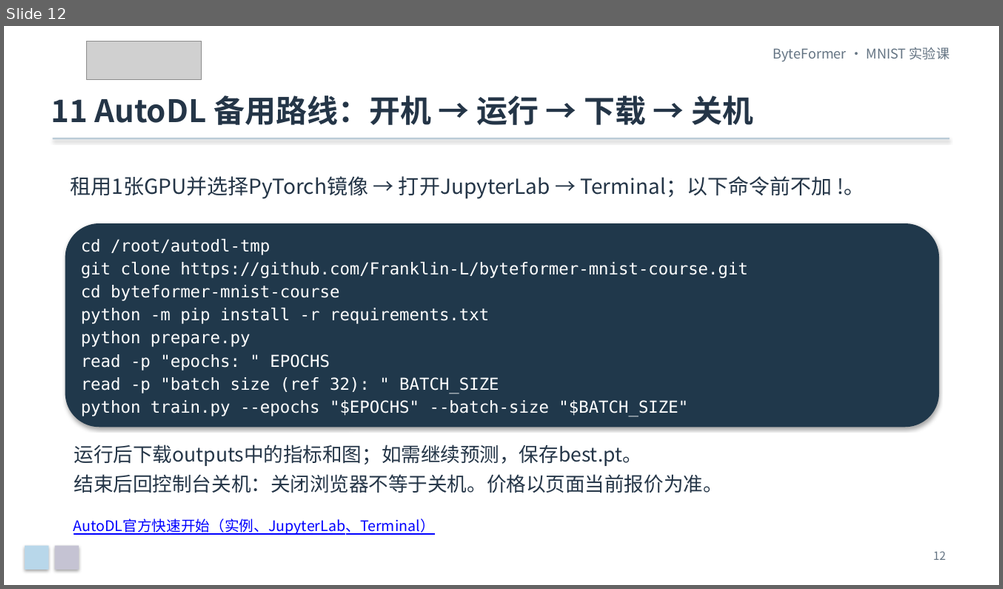
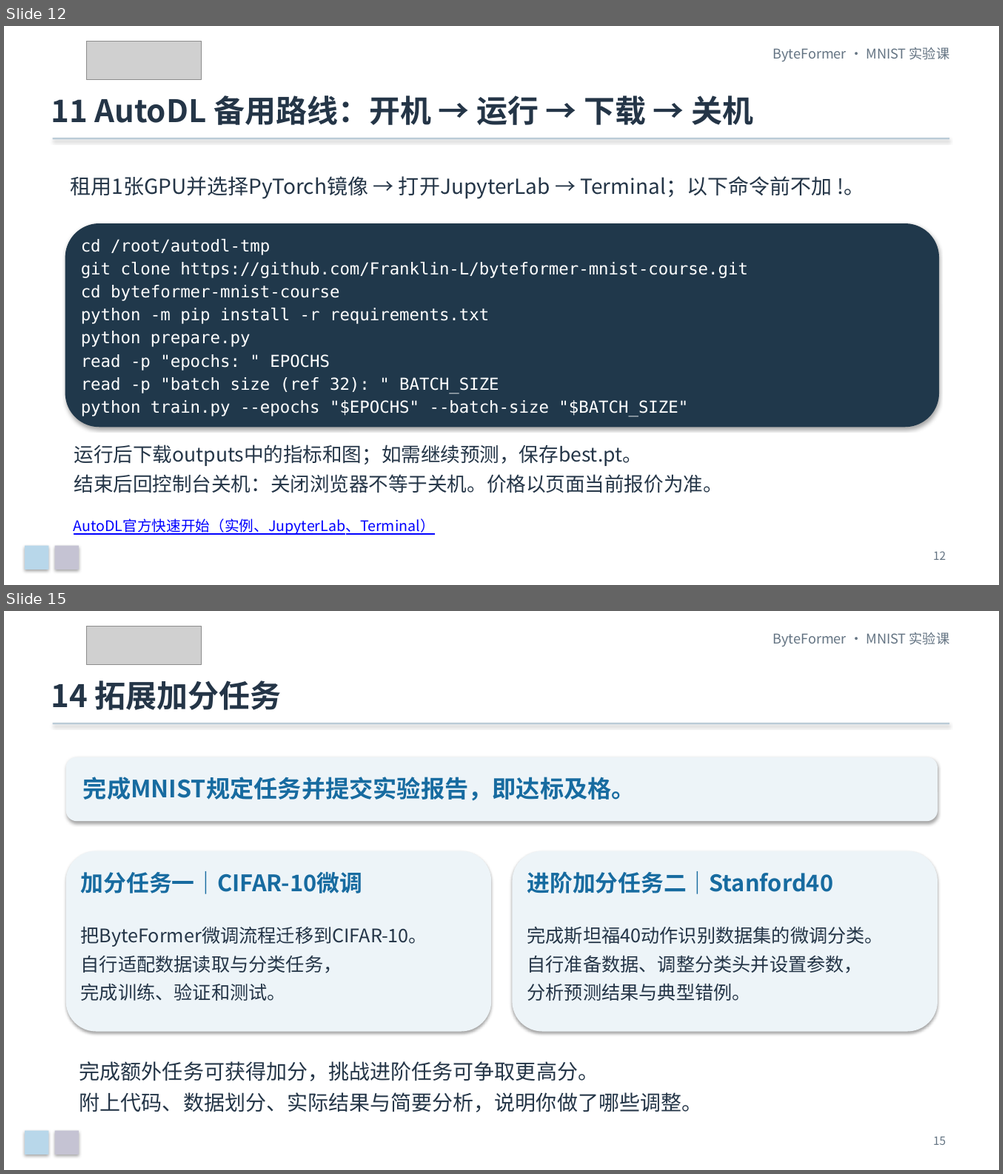
Before and after one commit to Franklin-L/byteformer-mnist-course, a slide deck: docs/ByteFormer_MNIST_零基础实验课.pptx. Shown one above the other, each under a label of ours: slide 12 before the commit, slides 12 and 15 after it; the slides between them are not shown. The pictures are 1003x589 and 1003x1174 pixels, drawn with LibreOffice and Linux fonts; fonts in the diff are those of the drawing; grey boxes stand for pictures. Boxes give left, top, right and bottom in pixels: in the first picture for what was removed or moved away, otherwise in the second. Text is boxed around its words. In the diff, an @@ line names an element or a change of style, - is before the commit and + after.

```diff
--- a/docs/ByteFormer_MNIST_零基础实验课.pptx
+++ b/docs/ByteFormer_MNIST_零基础实验课.pptx
@@ slide 15 added at [4,611,999,1170], background #FFFFFF @@
@@ picture added at [87,626,202,665] @@
@@ text added at [773,632,950,647], 13 pt, text #647483 @@
+ByteFormer · MNIST 实验课
@@ text added at [51,681,282,710], 30 pt, text #243547, bold @@
+14 拓展加分任务
@@ rectangle added at [53,723,949,724], fill #BACBD7 @@
@@ rounded rectangle added at [66,758,937,821], fill #EDF4F8 @@
@@ text added at [83,777,635,801], 23 pt, text #176BA0, bold @@
+完成MNIST规定任务并提交实验报告，即达标及格。
@@ rounded rectangle added at [66,851,491,1032], fill #EDF4F8 @@
@@ rounded rectangle added at [512,851,937,1032], fill #EDF4F8 @@
@@ text added at [81,871,362,894], 22 pt, text #176BA0, bold @@
+加分任务一｜CIFAR-10微调
@@ text added at [527,871,834,894], 22 pt, text #176BA0, bold @@
+进阶加分任务二｜Stanford40
@@ text added at [81,927,427,1001], 18 pt, text #243547 @@
+把ByteFormer微调流程迁移到CIFAR-10。
+自行适配数据读取与分类任务，
+完成训练、验证和测试。
@@ text added at [527,926,884,1001], 18 pt, text #243547 @@
+完成斯坦福40动作识别数据集的微调分类。
+自行准备数据、调整分类头并设置参数，
+分析预测结果与典型错例。
@@ text added at [79,1062,703,1113], 20 pt, text #243547 @@
+完成额外任务可获得加分，挑战进阶任务可争取更高分。
+附上代码、数据划分、实际结果与简要分析，说明你做了哪些调整。
@@ rectangle added at [25,1131,48,1155], fill #B8D7EA @@
@@ rectangle added at [55,1131,79,1155], fill #C5C3D3 @@
@@ text added at [933,1136,945,1145], 11 pt, text #647483 @@
+15
```
Also in this commit, not shown: 5 slides changed, 1 other slide added, 1 slide removed, 5 other files.
